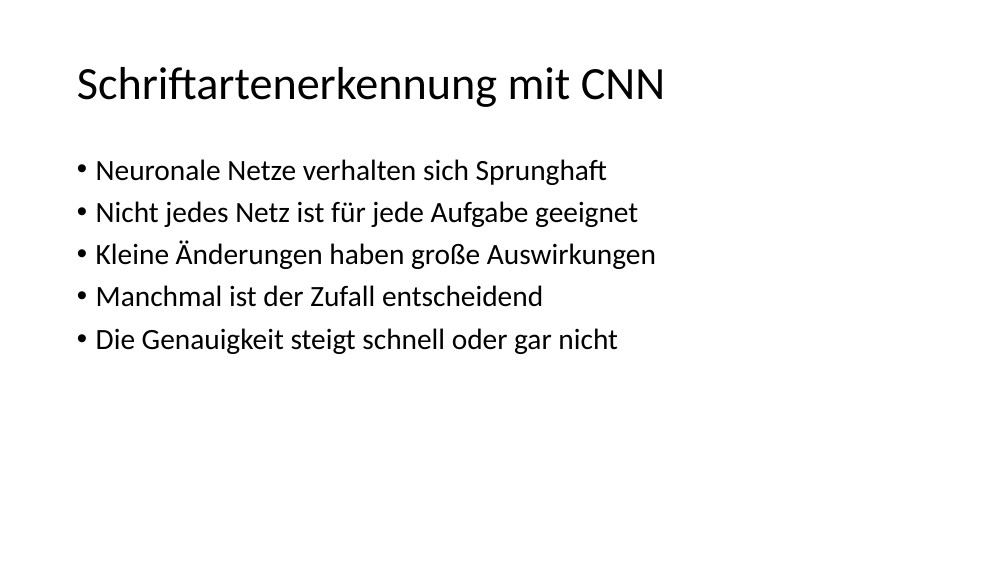
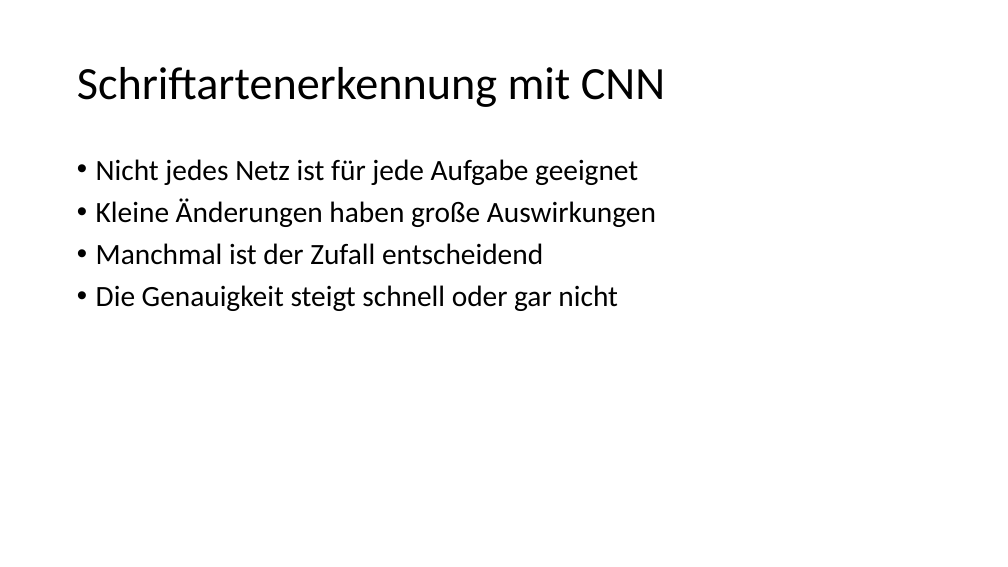
Before and after one commit to alex-ta/Fontinator, a slide deck: slide 14 of NeuronalNet/Alex/Schriftartenerkennung mit CNN.pptx (slide 20 before the commit). Drawn at 1008x567 pixels with LibreOffice and Linux fonts; fonts in the diff are those of the drawing. Boxes give left, top, right and bottom in pixels: in the first picture for what was removed or moved away, otherwise in the second. Text is boxed around its words. In the diff, an @@ line names an element or a change of style, - is before the commit and + after.

```diff
--- a/NeuronalNet/Alex/Schriftartenerkennung mit CNN.pptx
+++ b/NeuronalNet/Alex/Schriftartenerkennung mit CNN.pptx
@@ text at [96,159,607,185]: paragraph removed @@
-• Neuronale Netze verhalten sich Sprunghaft
```
Also in this commit, not shown: 10 other slides changed, 6 slides removed, 21 other files.
